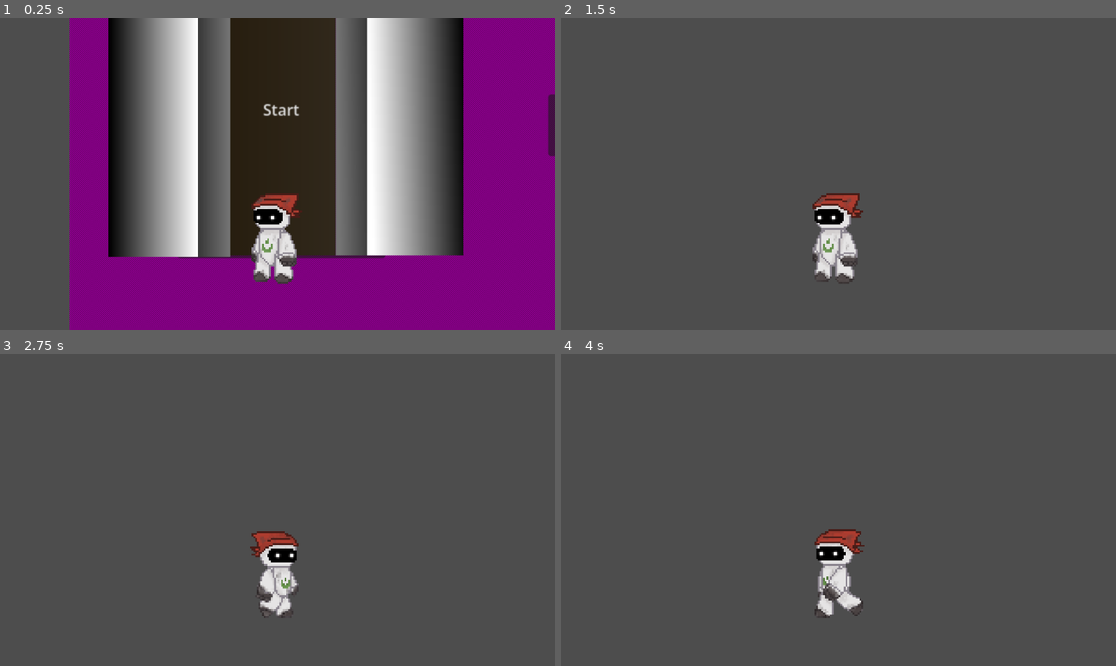
Above: before the commit, frames 1-4 (two rows, left to right).
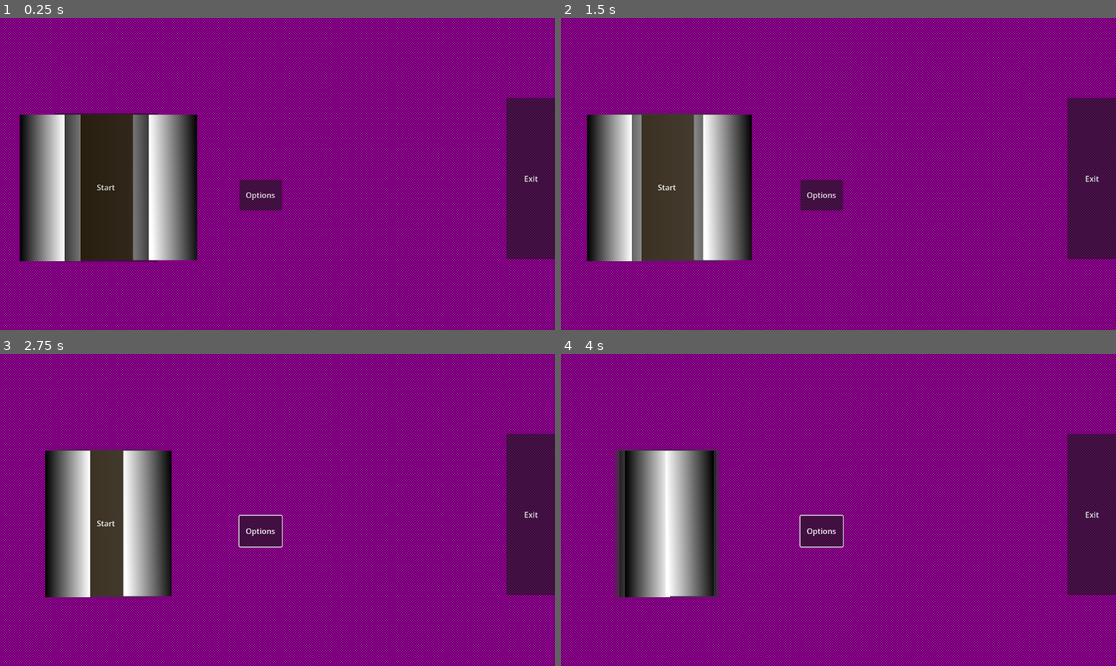
Above: after the commit, the same moments.

Repository: hruboson/R0B1E
Game: Godot game, scene res://scenes/main_menu/main_menu.tscn
Two runs of this game, one before a commit and one after it. Both use one fixed random seed, a clock stepped at 60 frames per second and the inputs below.
Inputs (mouse positions are in pixels of both pictures, inside the frame that each line leads up to):
- Up to frame 1 (0.25 s): no input
- Up to frame 2 (1.5 s): click (666, 186) at 0.5 s, where only the run after the commit has a clickable "Start"; click (666, 186) at 1.25 s, where only the run after the commit has a clickable "Start"
- Up to frame 3 (2.75 s): hold Right (right) from 2.03 s (still down); tap E (interact) at 2.1 s
- Up to frame 4 (4 s): tap E (interact) at 2.85, 3.6 s; release Right (right) at 3.53 s; hold A (left) from 3.53 s (still down)

The runs differ from the first frame. In frame 1, 83% of the frame differs, in the area x 0-100%, y 0-100%; in frame 2, 98%; in frame 3, 99%; in frame 4, 98%.

Commit message:
feat(robot): fix initial animation

Diff:
--- a/nodes/actors/robot/robot.gd
+++ b/nodes/actors/robot/robot.gd
@@ -34,6 +34,10 @@
 	update_audio(state)
 	update_animation(state)
 
+###
+# @func get_input
+# @return State
+# Handles player input. In case of no input returns State.IDLE
 func get_input() -> State:
 	if Input.is_action_pressed("left"):
 		velocity.x = -SPEED
@@ -67,6 +71,8 @@
 					sprite.play("idle_left")
 				State.WALK_RIGHT:
 					sprite.play("idle_right")
+				_:
+					sprite.play("idle_right")
 
 	# Update last_state if the player is walking
 	if state in [State.WALK_LEFT, State.WALK_RIGHT]:
@@ -78,7 +84,6 @@
 func update_audio(state: State) -> void:
 	match state:
 		State.WALK_LEFT, State.WALK_RIGHT:
-			print("here")
 			if audio.stream != walk_sound or not audio.playing:
 				audio.stream = walk_sound
 				audio.play()
--- a/nodes/actors/robot/robot.tscn
+++ b/nodes/actors/robot/robot.tscn
@@ -25,10 +25,10 @@
 [sub_resource type="SpriteFrames" id="SpriteFrames_im0kw"]
 animations = [{
 "frames": [{
-"duration": 1.0,
+"duration": 2.0,
 "texture": ExtResource("3_u01i4")
 }, {
-"duration": 1.0,
+"duration": 2.0,
 "texture": ExtResource("4_b7ats")
 }],
 "loop": true,
@@ -36,10 +36,10 @@
 "speed": 5.0
 }, {
 "frames": [{
-"duration": 1.0,
+"duration": 2.0,
 "texture": ExtResource("5_bujui")
 }, {
-"duration": 1.0,
+"duration": 2.0,
 "texture": ExtResource("6_l7h65")
 }],
 "loop": true,
@@ -125,7 +125,7 @@
 texture_repeat = 1
 scale = Vector2(1.7999995, 1.7999995)
 sprite_frames = SubResource("SpriteFrames_im0kw")
-animation = &"idle_left"
+animation = &"idle_right"
 
 [node name="AudioStreamPlayer2D" type="AudioStreamPlayer2D" parent="." unique_id=1857384157]
 stream = SubResource("AudioStream_83y4m")
--- a/scenes/main_menu/main_menu.tscn
+++ b/scenes/main_menu/main_menu.tscn
@@ -2,8 +2,6 @@
 
 [ext_resource type="Script" uid="uid://dm3dr156yxot4" path="res://scenes/main_menu/main_menu.gd" id="1_fsom3"]
 [ext_resource type="PackedScene" uid="uid://dcqb5a21u54oh" path="res://nodes/actors/elevator/elevator.tscn" id="2_0ebjn"]
-[ext_resource type="PackedScene" uid="uid://cp7d0myjohxhn" path="res://nodes/actors/robot/robot.tscn" id="3_uqeha"]
-[ext_resource type="PackedScene" uid="uid://dmmjl7kvy4hc6" path="res://nodes/actors/door/door.tscn" id="4_wem23"]
 
 [sub_resource type="PlaceholderTexture2D" id="PlaceholderTexture2D_vue75"]
 
@@ -56,13 +54,6 @@
 position = Vector2(220.99998, 352)
 scale = Vector2(1.12, 1.4)
 
-[node name="Robot" parent="." unique_id=2042197399 instance=ExtResource("3_uqeha")]
-position = Vector2(218, 448)
-
-[node name="Door" parent="." unique_id=821589660 instance=ExtResource("4_wem23")]
-position = Vector2(684, 201.99998)
-scale = Vector2(2.88, 2.88)
-
 [connection signal="pressed" from="Options" to="." method="_on_options_pressed"]
 [connection signal="pressed" from="Start" to="." method="_on_start_pressed"]
 [connection signal="pressed" from="Exit" to="." method="_on_exit_pressed"]
